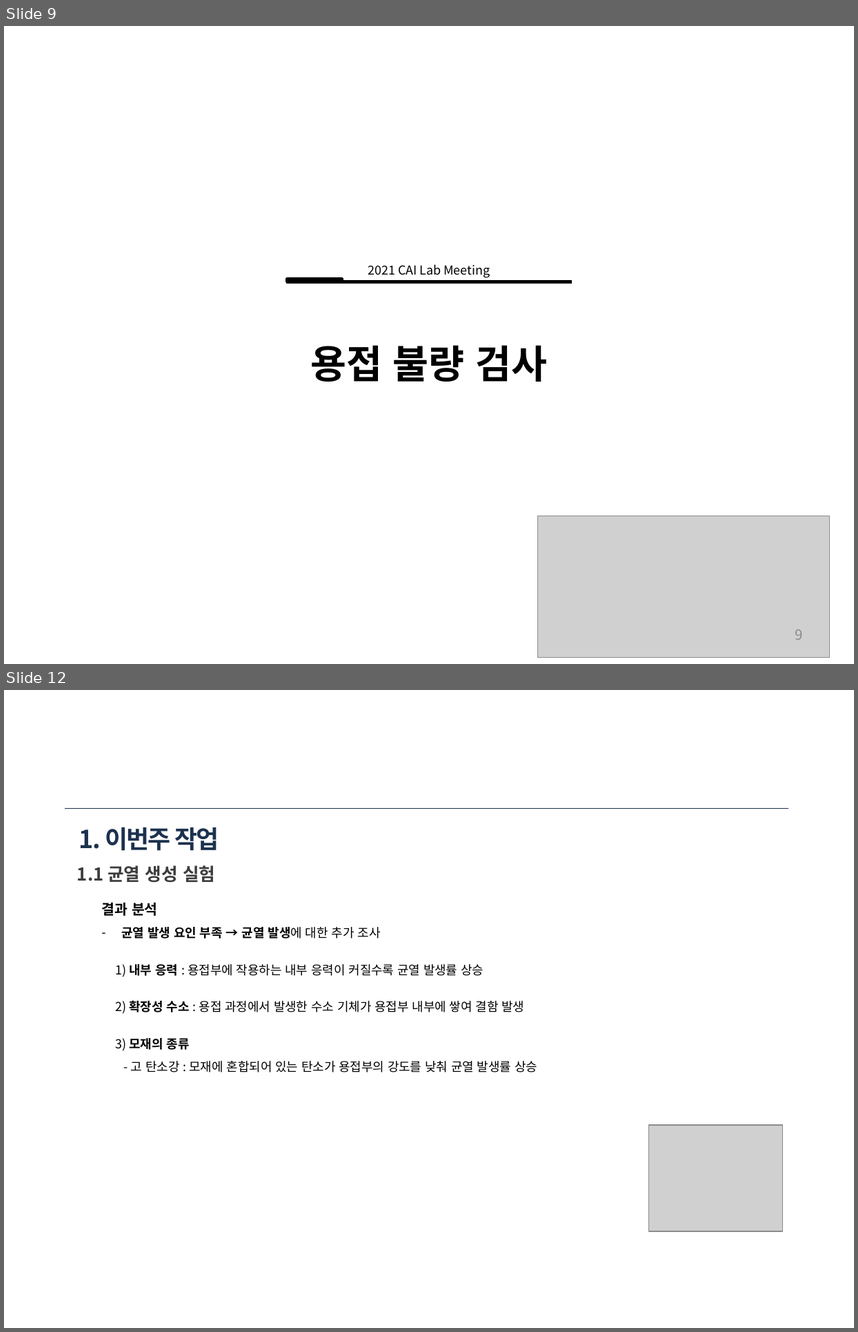
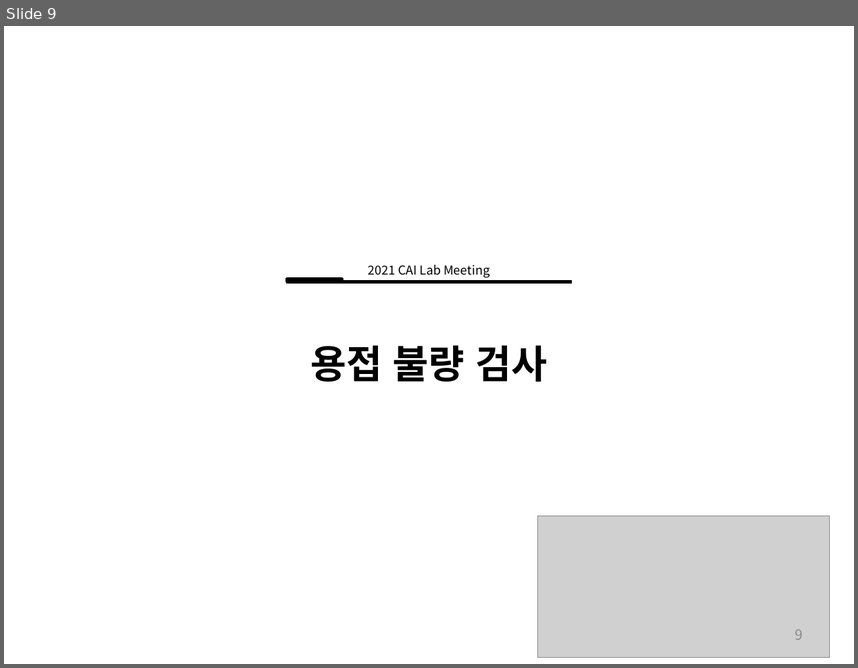
Before and after one commit to ssh6189/2021.11.06, a slide deck: 2021년 11월 6일 용접자동화로봇.pptx. Shown one above the other, each under a label of ours: slides 9 and 12 before the commit, slide 9 after it; the slides between them are not shown. The pictures are 858x1332 and 858x668 pixels, drawn with LibreOffice and Linux fonts; fonts in the diff are those of the drawing; grey boxes stand for pictures. Boxes give left, top, right and bottom in pixels: in the first picture for what was removed or moved away, otherwise in the second. Text is boxed around its words. In the diff, an @@ line names an element or a change of style, - is before the commit and + after.

```diff
--- a/2021년 11월 6일 용접자동화로봇.pptx
+++ b/2021년 11월 6일 용접자동화로봇.pptx
@@ slide 12 removed at [4, 690, 854, 1328], background #FFFFFF @@
@@ line removed from (65, 808) to (789, 808) @@
@@ title removed at [79, 827, 219, 851] @@
-1. 이번주 작업
@@ text removed at [77, 865, 215, 883] @@
-1.1 균열 생성 실험
@@ text removed at [102, 902, 537, 1072] @@
-결과 분석
-– 균열 발생 요인 부족 → 균열 발생에 대한 추가 조사
-1) 내부 응력 : 용접부에 작용하는 내부 응력이 커질수록 균열 발생률 상승
-2) 확장성 수소 : 용접 과정에서 발생한 수소 기체가 용접부 내부에 쌓여 결함 발생
-3) 모재의 종류
-- 고 탄소강 : 모재에 혼합되어 있는 탄소가 용접부의 강도를 낮춰 균열 발생률 상승
@@ picture removed at [648, 1125, 783, 1231] @@
```
Also in this commit, not shown: 3 slides changed, 1 slide added, 7 other slides removed.
